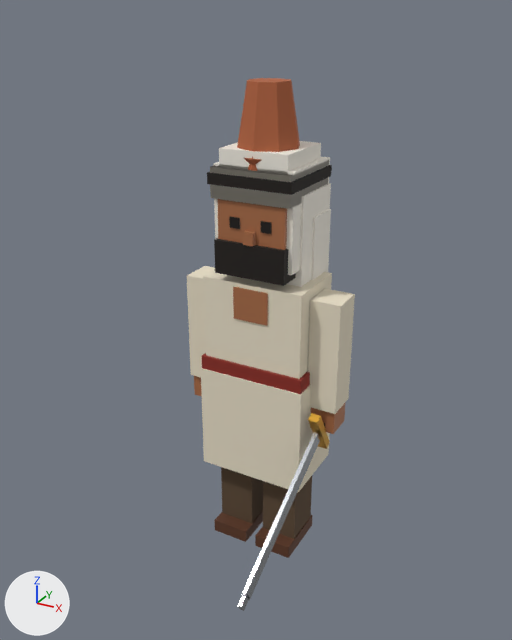
A saved change to the glTF model assets/characters/person.glb.
Both versions are drawn from a camera (50 mm lens) standing at (1.5, -2.85, 2.67) and looking at (0.03, -0.18, 1.34). Every picture has the same lights, and +X, +Y and +Z are marked at lower left. The first picture is the older version.

Before the edit, the objects in view are built like this:
```python
me_body = bpy.data.meshes.new('Body')
me_body.from_pydata(...)  # 136 vertices, 204 faces; spans x -0.42..0.42, y -0.2..0.19, z 0.0..1.93
# faces by material slot: [24, 24, 48, 12, 72, 24]
me_body.materials.append(mat_p_pants)  # brown #5a4632
me_body.materials.append(mat_p_leather)  # brown #5a3520
me_body.materials.append(mat_p_robe)  # pale yellow #e9dfc8
me_body.materials.append(mat_p_sash)  # red #8b2a1f
me_body.materials.append(mat_p_skin)  # brown #a86b45
me_body.materials.append(mat_p_eyes)  # black #140c08
me_keffiyeh = bpy.data.meshes.new('Keffiyeh')
me_keffiyeh.from_pydata(...)  # a box spanning x -0.2..0.2, y -0.18..0.22, z 1.89..2.03, material slot 0; a box spanning x -0.21..0.21, y -0.07..0.23, z 1.5..1.92, material slot 0; a box spanning x -0.21..0.21, y -0.19..0.23, z 1.955..2.005, material slot 1
me_keffiyeh.materials.append(mat_p_wrap)  # white #f4efe4
me_keffiyeh.materials.append(mat_p_hair)  # black #1a120c
me_veil = bpy.data.meshes.new('Veil')
me_veil.from_pydata(...)  # a box spanning x -0.2..0.2, y -0.15..0.23, z 1.58..2.04; a box spanning x -0.22..0.22, y 0.04..0.22, z 1.3..1.8
me_veil.materials.append(mat_p_wrap)  # white #f4efe4
ob_body = bpy.data.objects.new('Body', me_body)
ob_body.location = (0.0, 0.0, 0.0)
ob_keffiyeh = bpy.data.objects.new('Keffiyeh', me_keffiyeh)
ob_keffiyeh.location = (0.0, 0.0, 0.0)
ob_veil = bpy.data.objects.new('Veil', me_veil)
ob_veil.location = (0.0, 0.0, 0.0)
# also in view: 'Jar' at (0.0, 0.0, 2.18); 'Sword' at (0.34, -0.38, 0.61); 'Beard' at (0.0, -0.12, 1.62); 'Turban' at (0.0, 0.02, 2.0)
```
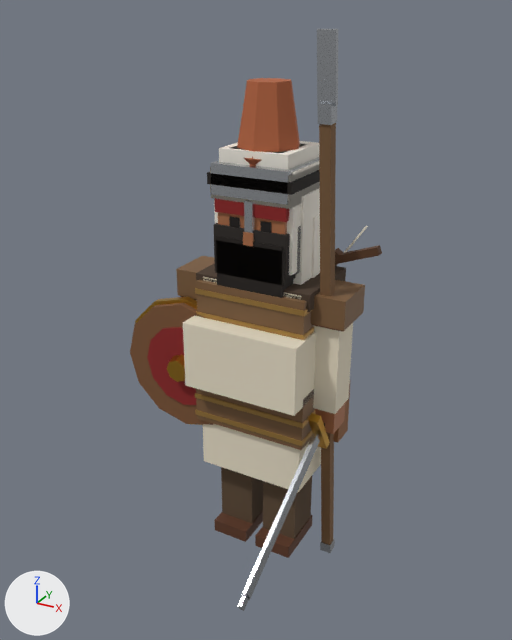
The change, as a list of edits to the scene's bpy script:
```text
Add ob_waterskin:
    ob_waterskin = bpy.data.objects.new('Waterskin', me_waterskin)  # 24 vertices, 36 faces; spans x -0.198..0.39, y -0.186..0.186, z 0.65..1.488; in mat_p_waterskin (brown #8a5a32), mat_p_leather (brown #5a3520)
    ob_waterskin.location = (0.0, 0.0, 0.0)
Add ob_vest:
    ob_vest = bpy.data.objects.new('Vest', me_vest)  # a box spanning x -0.28..0.28, y -0.19..0.19, z 1.03..1.47; a box spanning x -0.44..-0.24, y -0.11..0.11, z 1.34..1.46; a box spanning x 0.24..0.44, y -0.11..0.11, z 1.34..1.46; in mat_p_vest (brown #6b4423)
    ob_vest.location = (0.0, 0.0, 0.0)
Add ob_spear:
    ob_spear = bpy.data.objects.new('Spear', me_spear)  # 32 vertices, 48 faces; spans x 0.3..0.38, y -0.19..0.12, z -0.1..2.6; in mat_p_wood (brown #7a5a3a), mat_p_steel (light grey #c9cdd2)
    ob_spear.location = (0.0, 0.0, 0.0)
Add ob_shield:
    ob_shield = bpy.data.objects.new('Shield', me_shield)  # a 12-sided cylinder along y spanning x -0.72..-0.04, y -0.2..-0.14, z 0.66..1.34, material slot 0; a UV sphere (11 segments, 3 rings, poles along y) spanning x -0.6..-0.16, y -0.209..-0.143, z 0.78..1.22, material slot 1; a 12-sided cylinder along y spanning x -0.74..-0.02, y -0.17..-0.13, z 0.64..1.36, material slot 2; an 8-sided cut cone along y (radius 0.06 at the low end, 0.08 at the high end) spanning x -0.46..-0.3, y -0.26..-0.18, z 0.92..1.08, material slot 2; in mat_p_shield (brown #7a5232), mat_p_shieldpaint (red #8b1e1e), mat_p_brass (orange #c99a3a)
    ob_shield.location = (0.0, 0.0, 0.0)
Add ob_lamellar:
    ob_lamellar = bpy.data.objects.new('Lamellar', me_lamellar)  # 80 vertices, 120 faces; spans x -0.45..0.45, y -0.215..0.215, z 0.72..1.49; in mat_p_armor (brown #7a5a3a), mat_p_armortrim (brown #b08a4a)
    ob_lamellar.location = (0.0, 0.0, 0.0)
Add ob_helmet:
    ob_helmet = bpy.data.objects.new('Helmet', me_helmet)  # a box spanning x -0.19..0.19, y -0.19..0.19, z 1.91..2.05, material slot 0; a box spanning x -0.13..0.13, y -0.13..0.13, z 2.03..2.11, material slot 0; a box spanning x -0.02..0.02, y -0.19..-0.17, z 1.74..1.9, material slot 0; an 8-sided cone pointing to +z spanning x -0.04..0.04, y -0.04..0.04, z 2.1..2.24, material slot 0; a box spanning x -0.2..0.2, y -0.1..0.22, z 1.57..1.79, material slot 1; in mat_p_steel (light grey #c9cdd2), mat_p_mail (grey #6f6e6a)
    ob_helmet.location = (0.0, 0.0, 0.0)
Add ob_headband:
    ob_headband = bpy.data.objects.new('Headband', me_headband)  # a box spanning x -0.18..0.18, y -0.18..0.18, z 1.83..1.89; a box spanning x -0.025..0.025, y 0.18..0.22, z 1.7..1.9; in mat_p_band (red #8b1e1e)
    ob_headband.location = (0.0, 0.0, 0.0)
Add ob_facewrap:
    ob_facewrap = bpy.data.objects.new('FaceWrap', me_facewrap)  # a box spanning x -0.185..0.185, y -0.185..-0.065, z 1.57..1.77; in mat_p_mask (black #2a2420)
    ob_facewrap.location = (0.0, 0.0, 0.0)
Add ob_cloak:
    ob_cloak = bpy.data.objects.new('Cloak', me_cloak)  # a box spanning x -0.3..0.3, y -0.17..0.25, z 1.43..1.51, material slot 0; a box spanning x -0.29..0.29, y 0.185..0.235, z 0.54..1.5, material slot 0; a box spanning x -0.04..0.04, y -0.19..-0.17, z 1.4..1.48, material slot 1; in mat_p_cloak (brown #4b3a2c), mat_p_brass (orange #c99a3a)
    ob_cloak.location = (0.0, 0.0, 0.0)
Add ob_bow:
    ob_bow = bpy.data.objects.new('Bow', me_bow)  # 48 vertices, 72 faces; spans x -0.478..0.478, y 0.17..0.27, z 0.665..1.735; in mat_p_bow (brown #5a3a22), mat_p_fletch (pale yellow #e8e0d0), mat_p_leather (brown #5a3520)
    ob_bow.location = (0.0, 0.0, 0.0)
Add ob_belly:
    ob_belly = bpy.data.objects.new('Belly', me_belly)  # a box spanning x -0.3..0.3, y -0.3..0.14, z 0.96..1.3; in mat_p_robe (pale yellow #e9dfc8)
    ob_belly.location = (0.0, 0.0, 0.0)
Add ob_beardlong:
    ob_beardlong = bpy.data.objects.new('BeardLong', me_beardlong)  # a box spanning x -0.17..0.17, y -0.19..-0.07, z 1.4..1.72; in mat_p_hair (black #1a120c)
    ob_beardlong.location = (0.0, 0.0, 0.0)
```

What differs and where, as boxes (x1, y1, x2, y2) in the pictures (512 x 640 px):
'Lamellar', added (brown): after (176, 256, 365, 450)
'Belly', added (pale yellow): after (183, 316, 316, 416)
'Spear', added: after (317, 29, 338, 553)
'Shield', added: after (130, 297, 213, 425)
'Helmet', added: after (210, 143, 319, 274)
'BeardLong', added (black): after (216, 236, 294, 298)
'Cloak', added: after (196, 263, 346, 312)
'FaceWrap', added (black): after (214, 223, 291, 279)
'Headband', added (red): after (214, 199, 289, 222)
'Bow', added: after (335, 225, 382, 266)
'Waterskin', added: after (333, 380, 351, 443)
'Vest', added (mostly hidden): after (181, 296, 343, 332)
'Body', unchanged, covered by the edit: before (187, 199, 355, 558); after (196, 212, 353, 558)
